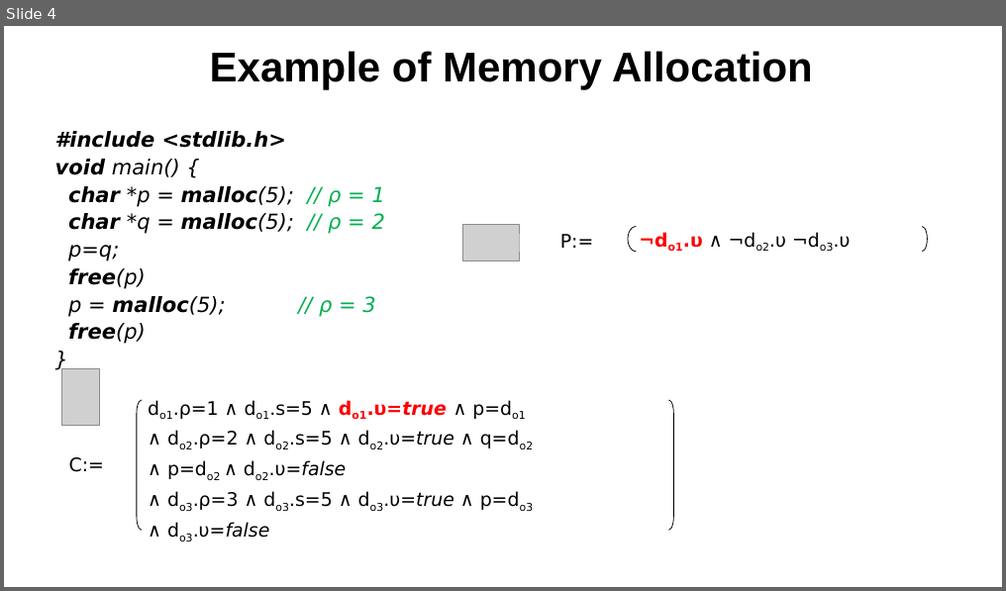
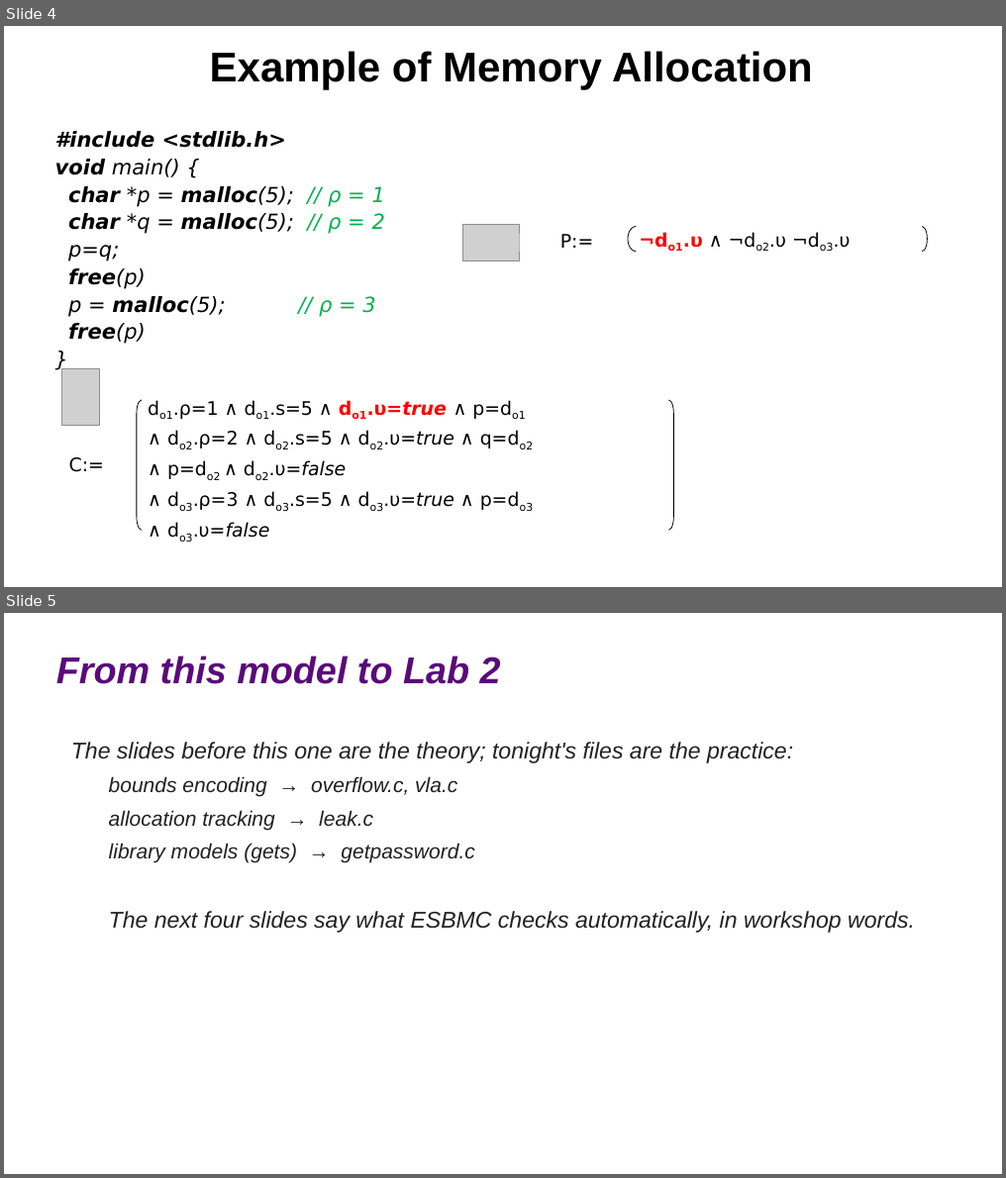
Before and after one commit to lucasccordeiro/unifei, a slide deck: slides/session2/02-memory-model.pptx. Shown one above the other, each under a label of ours: slide 4 before the commit, slides 4 and 5 after it. The pictures are 1006x591 and 1006x1178 pixels, drawn with LibreOffice and Linux fonts; fonts in the diff are those of the drawing; grey boxes stand for pictures. Boxes give left, top, right and bottom in pixels: in the first picture for what was removed or moved away, otherwise in the second. Text is boxed around its words. In the diff, an @@ line names an element or a change of style, - is before the commit and + after.

```diff
--- a/slides/session2/02-memory-model.pptx
+++ b/slides/session2/02-memory-model.pptx
@@ slide 5 added at [4,613,1002,1174], background #FFFFFF @@
@@ text added at [56,656,501,684], 36 pt, text #5A0A7A, bold, italic @@
+From this model to Lab 2
@@ text added at [71,742,915,933], 22 pt, text #212121, italic @@
+The slides before this one are the theory; tonight's files are the practice:
+  bounds encoding → overflow.c, vla.c
+  allocation tracking → leak.c
+  library models (gets) → getpassword.c
+The next four slides say what ESBMC checks automatically, in workshop words.
```
Also in this commit, not shown: 4 other slides added, 12 other files.
